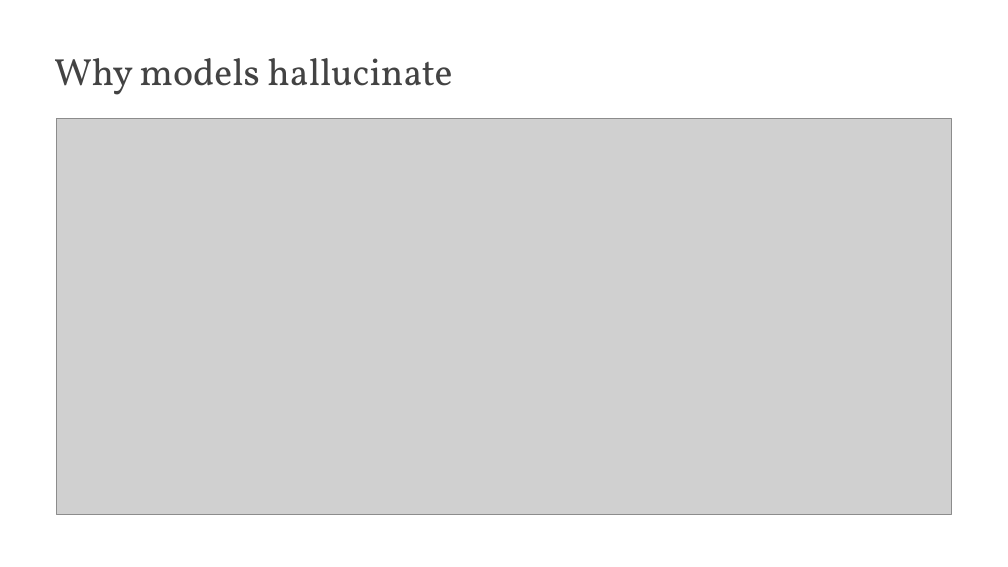
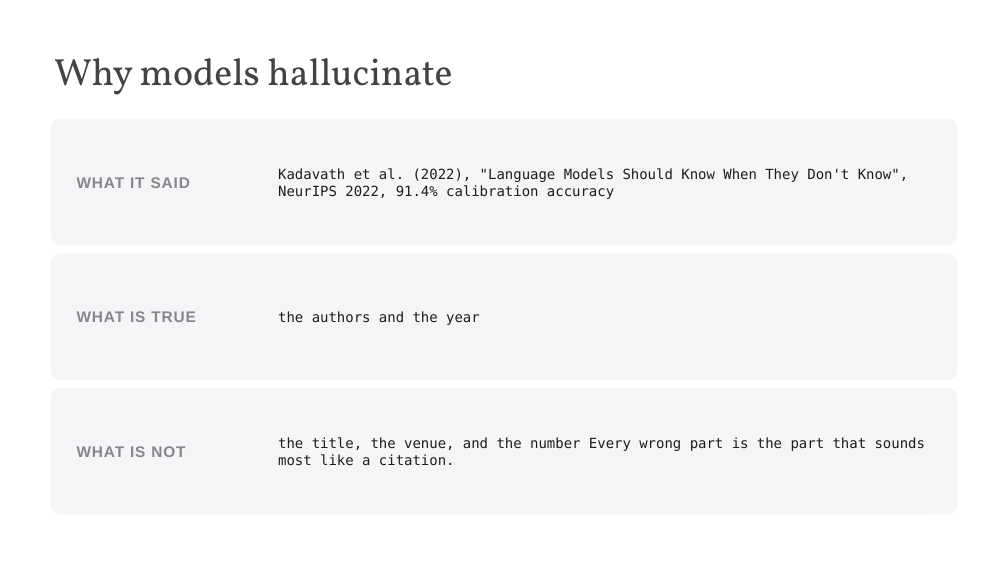
Before and after one commit to edavalosanaya/CSCI3495_NLP_LLMs_Student, a slide deck: slide 12 of weeks/week-11/class-02/lecture/slides.pptx. Drawn at 1008x567 pixels with LibreOffice and Linux fonts; fonts in the diff are those of the drawing; grey boxes stand for pictures; background and template pictures are left out. Boxes give left, top, right and bottom in pixels: in the first picture for what was removed or moved away, otherwise in the second. Text is boxed around its words. In the diff, an @@ line names an element or a change of style, - is before the commit and + after.

```diff
--- a/weeks/week-11/class-02/lecture/slides.pptx
+++ b/weeks/week-11/class-02/lecture/slides.pptx
@@ rounded rectangle added at box(50, 119, 958, 245), fill #F5F5F7 @@
@@ picture removed at box(56, 119, 951, 514) @@
@@ text added at box(77, 177, 190, 188), 11 pt, text #86868B, bold @@
+WHAT IT SAID
@@ text added at box(278, 168, 908, 199), 10 pt, text #1D1D1F @@
+Kadavath et al. (2022), "Language Models Should Know When They Don't Know", NeurIPS 2022, 91.4% calibration accuracy
@@ rounded rectangle added at box(50, 254, 958, 380), fill #F5F5F7 @@
@@ text added at box(77, 311, 195, 322), 11 pt, text #86868B, bold @@
+WHAT IS TRUE
@@ text added at box(278, 311, 480, 325), 10 pt, text #1D1D1F @@
+the authors and the year
@@ rounded rectangle added at box(50, 388, 958, 514), fill #F5F5F7 @@
@@ text added at box(77, 446, 185, 457), 11 pt, text #86868B, bold @@
+WHAT IS NOT
@@ text added at box(278, 437, 925, 465), 10 pt, text #1D1D1F @@
+the title, the venue, and the number Every wrong part is the part that sounds most like a citation.
```
Also in this commit, not shown: 15 other slides changed, 19 other files.
